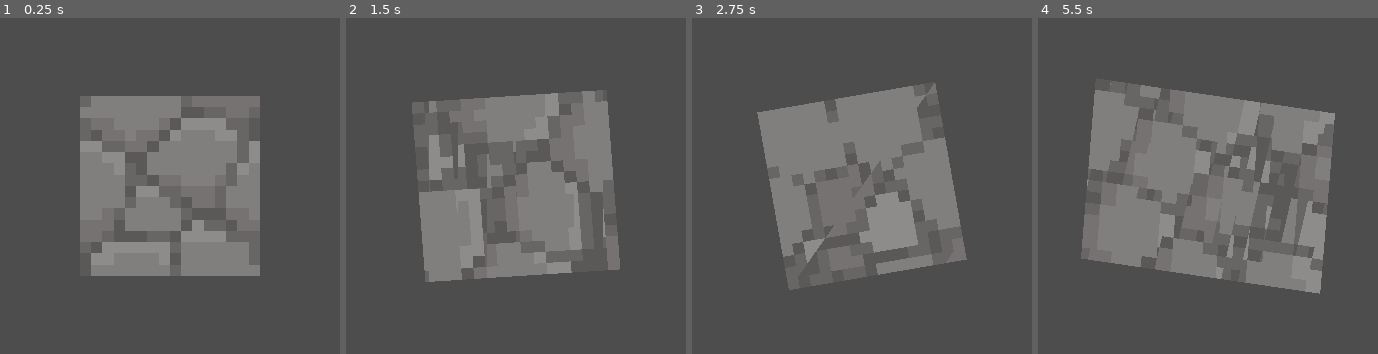
Above: before the commit, frames 1-4 (left to right).
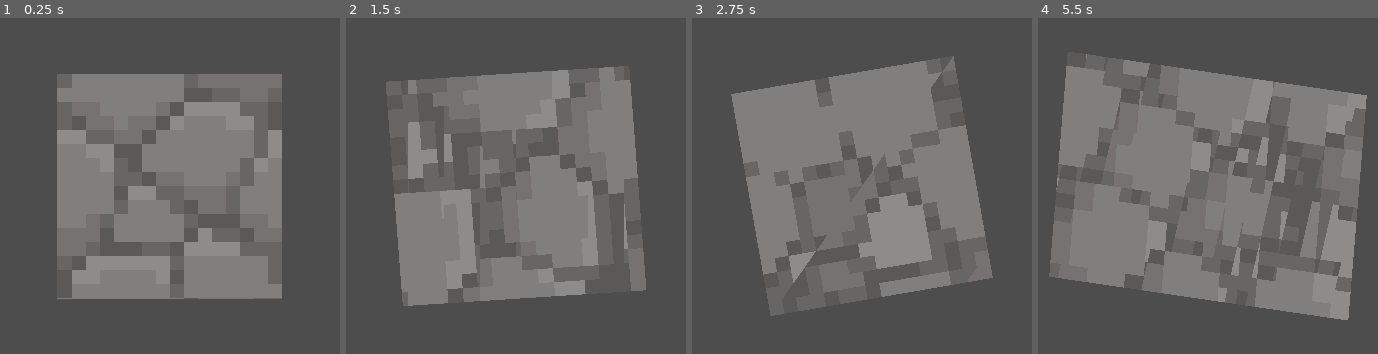
Above: after the commit, the same moments.

Repository: Z53-INCOMING/krita-3d
Game: Godot game, scene res://program.tscn
Two runs of this game, one before a commit and one after it. Both use one fixed random seed, a clock stepped at 60 frames per second and the inputs below.
Inputs:
- Up to frame 1 (0.25 s): no input
- Up to frame 2 (1.5 s): tap Enter at 0.5 s; hold Right (ui_right) 0.53-1.28 s; hold Down (ui_down) from 1.28 s (still down)
- Up to frame 3 (2.75 s): release Down (ui_down) at 2.03 s; hold Right (ui_right) from 2.03 s (still down)
- Up to frame 4 (5.5 s): release Right (ui_right) at 3.53 s; hold Left (ui_left) 3.53-5.03 s; hold Down (ui_down) from 5.03 s (still down)

The runs differ from the first frame. In frame 1, 22% of the frame differs, in the area x 16-83%, y 16-84%; in frame 2, 21%; in frame 3, 21%; in frame 4, 31%, in the area x 3-97%, y 10-90%.

Commit message:
display size is easily changeable

Diff:
--- a/3d image visualizer.gdshader
+++ b/3d image visualizer.gdshader
@@ -8,10 +8,12 @@
 
 uniform mat3 rotation;
 
+uniform float display_size = 0.5;
+
 void fragment() {
 	vec2 cropped_UV = UV * (vec2(16.0, 9.0) / 9.0);
-	cropped_UV *= vec2(2.5);
-	cropped_UV -= vec2(16.0 / 9.0 * 1.25, 1.25);
+	cropped_UV *= vec2(1.0 / display_size);
+	cropped_UV -= vec2(16.0 / 9.0 * (1.0 / (display_size * 2.0)), (1.0 / (display_size * 2.0)));
 	cropped_UV += vec2(0.5);
 
 	vec3 pixel_pos = vec3(cropped_UV, z_offset);
--- a/program.tscn
+++ b/program.tscn
@@ -9,6 +9,7 @@
 shader_parameter/z_width = 16
 shader_parameter/z_offset = 0.5
 shader_parameter/rotation = Basis(1, 0, 0, 0, 1, 0, 0, 0, 1)
+shader_parameter/display_size = 0.5
 shader_parameter/image = ExtResource("2_yhju4")
 
 [node name="Program" type="Control"]
